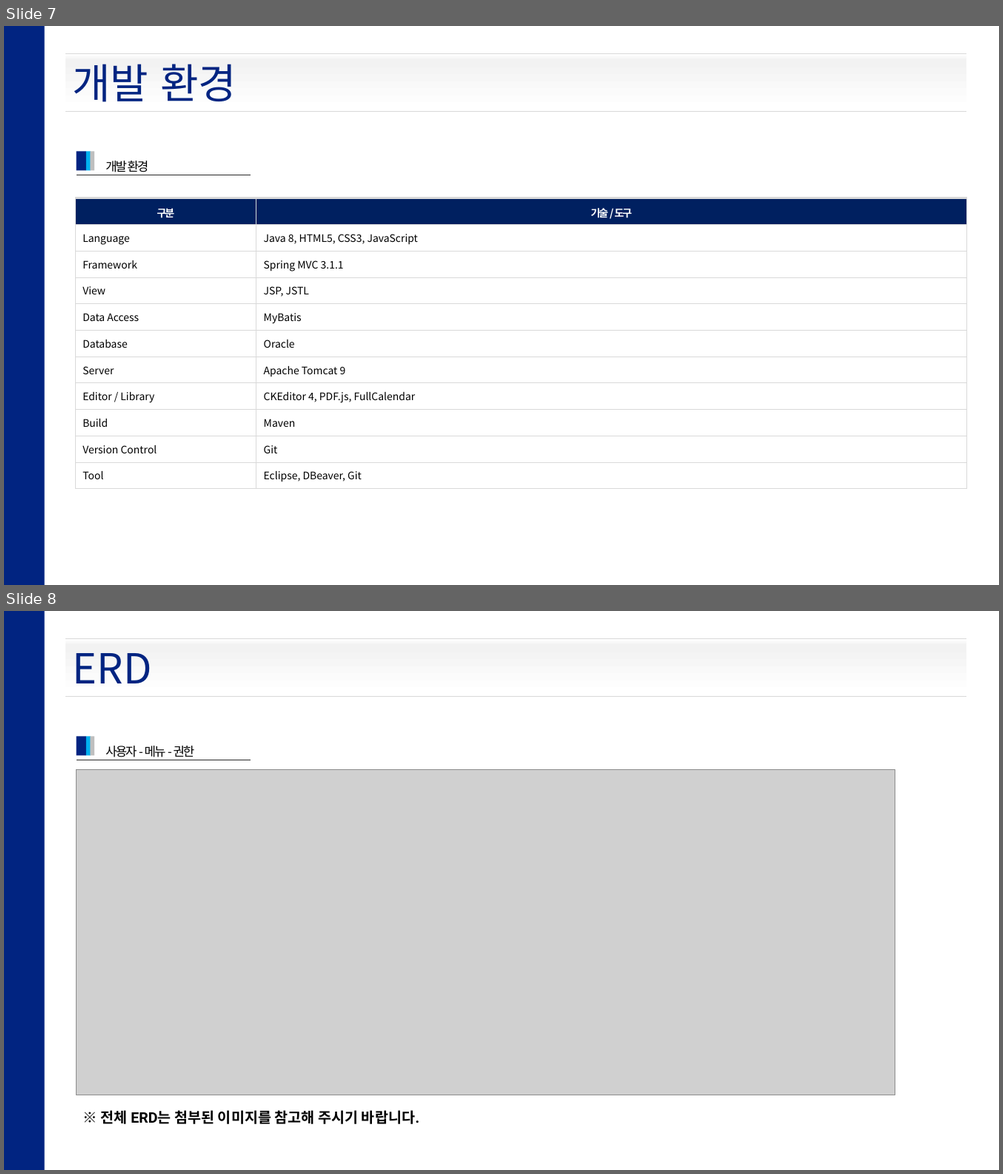
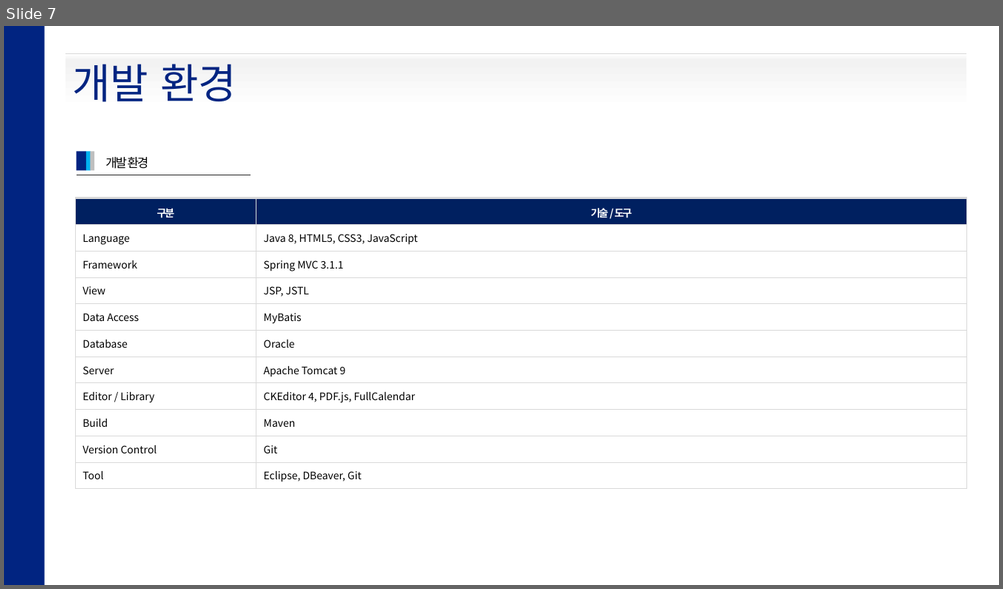
Before and after one commit to hikr90/intranet, a slide deck: docs/intr_project.pptx. Shown one above the other, each under a label of ours: slides 7 and 8 before the commit, slide 7 after it. The pictures are 1003x1174 and 1003x589 pixels, drawn with LibreOffice and Linux fonts; fonts in the diff are those of the drawing; grey boxes stand for pictures. Boxes give left, top, right and bottom in pixels: in the first picture for what was removed or moved away, otherwise in the second. Text is boxed around its words. In the diff, an @@ line names an element or a change of style, - is before the commit and + after.

```diff
--- a/docs/intr_project.pptx
+++ b/docs/intr_project.pptx
@@ slide 8 removed at box(4, 611, 999, 1170), background #FFFFFF @@
@@ rectangle removed at box(4, 611, 44, 1170) @@
@@ rectangle removed at box(65, 638, 967, 695) @@
@@ line removed from (65, 638) to (967, 638) @@
@@ text removed at box(73, 653, 152, 684) @@
-ERD
@@ line removed from (65, 697) to (967, 697) @@
@@ group removed at box(77, 736, 251, 760): 3 rectangles, 1 line, 1 text @@
-사용자 - 메뉴 - 권한
@@ picture removed at box(77, 770, 896, 1095) @@
@@ text removed at box(101, 1111, 419, 1125) @@
-※ 전체 ERD는 첨부된 이미지를 참고해 주시기 바랍니다.
@@ slide 7 changed as well @@
@@ line removed from (65, 112) to (967, 112) @@
@@ text "개발 환경": place and size @@
-text "개발 환경" at box(105, 161, 149, 173)
+text "개발 환경" at box(105, 157, 149, 169)
```
Also in this commit, not shown: 14 other slides changed, 1 slide added, 1 other slide removed, 4 other files.
